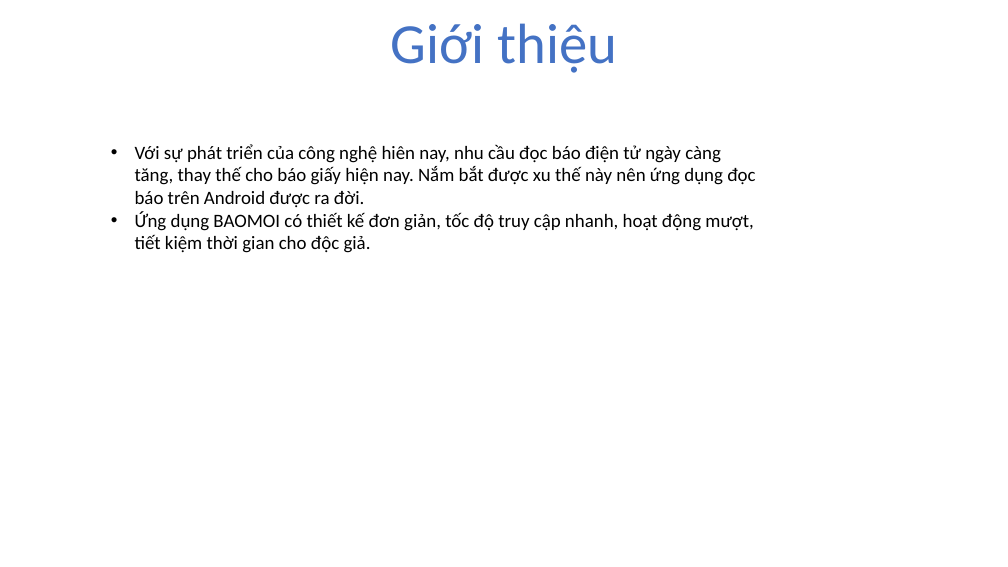
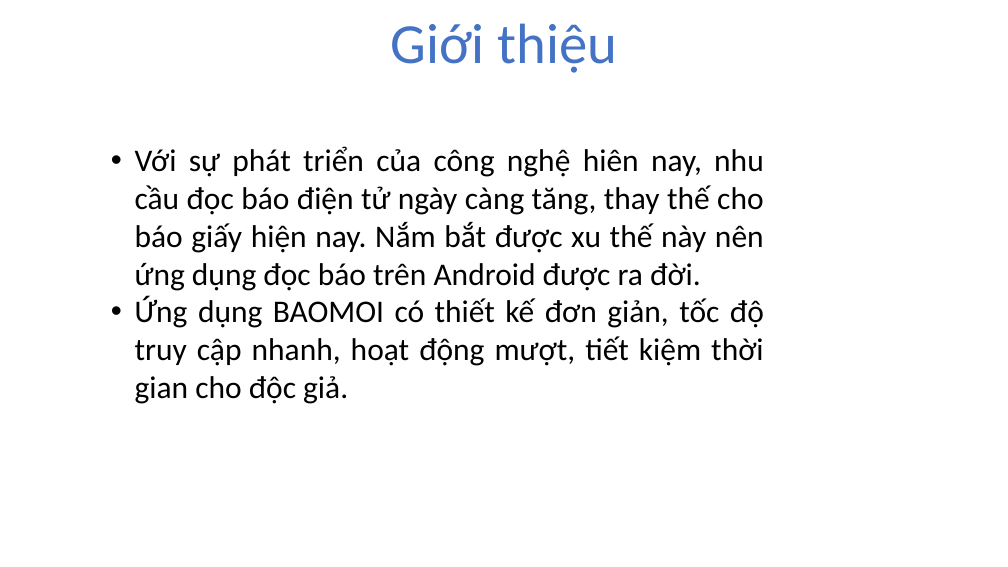
Before and after one commit to hoangnam1997/android, a slide deck: slide 3 of document/file_thuyet_trinh.pptx. Drawn at 1008x567 pixels with LibreOffice and Linux fonts; fonts in the diff are those of the drawing; background and template pictures are left out. Boxes give left, top, right and bottom in pixels: in the first picture for what was removed or moved away, otherwise in the second. Text is boxed around its words. In the diff, an @@ line names an element or a change of style, - is before the commit and + after.

```diff
--- a/document/file_thuyet_trinh.pptx
+++ b/document/file_thuyet_trinh.pptx
@@ text "Với sự phát triển của ..." at box(135, 146, 764, 404): size 18 to 30 pt; alignment left to justified @@
```
Also in this commit, not shown: 7 other slides changed, 2 other files.
